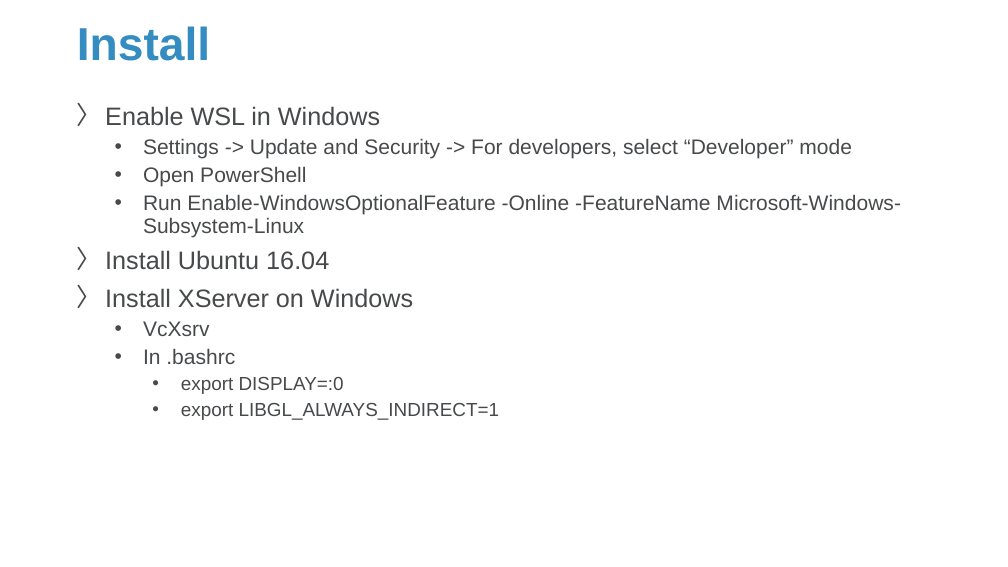
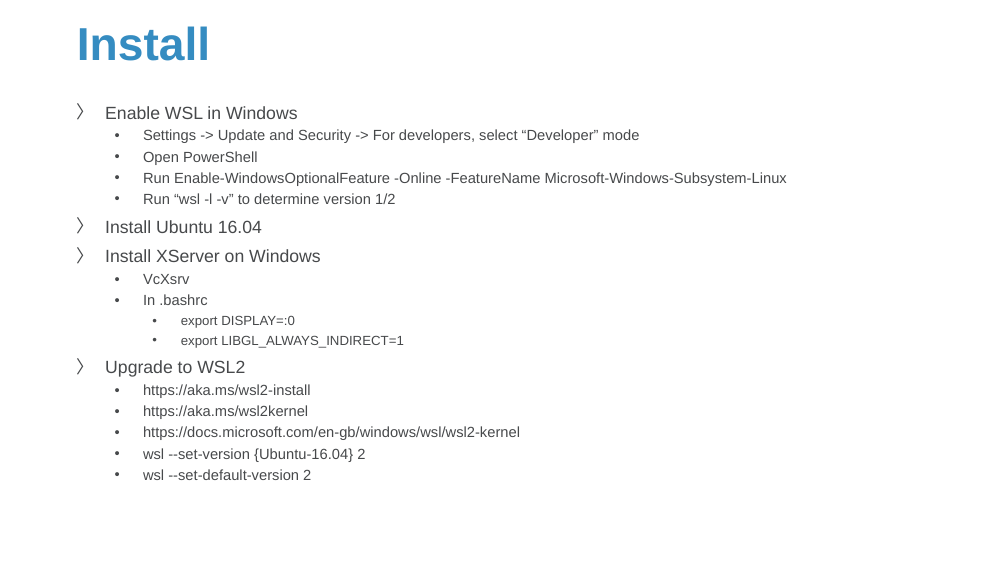
Before and after one commit to Sparks-Lu/TechNotes, a slide deck: slide 3 of Linux/WSL_Notes.pptx. Drawn at 1008x567 pixels with LibreOffice and Linux fonts; fonts in the diff are those of the drawing; background and template pictures are left out. Boxes give left, top, right and bottom in pixels: in the first picture for what was removed or moved away, otherwise in the second. Text is boxed around its words. In the diff, an @@ line names an element or a change of style, - is before the commit and + after.

```diff
--- a/Linux/WSL_Notes.pptx
+++ b/Linux/WSL_Notes.pptx
@@ text at bbox=[105, 106, 787, 348]: size 24 to 16.8 pt in "Enable WSL in Windows", "Install Ubuntu 16.04", "Install XServer on Windows"; size 20 to 14 pt in "Settings -> Update and Security -> For ...", "Open PowerShell", "Run Enable-WindowsOptionalFeature -Online -FeatureName Micro ...", "VcXsrv" and 1 more places; size 18 to 12.6 pt in "export DISPLAY=:0", "export LIBGL_ALWAYS_INDIRECT=1" @@
@@ text at bbox=[143, 193, 395, 204]: paragraph added @@
+  • Run “wsl -l -v” to determine version 1/2
@@ text at bbox=[105, 360, 520, 480]: paragraphs added @@
+〉 Upgrade to WSL2
+  • https://aka.ms/wsl2-install
+  • https://aka.ms/wsl2kernel
+  • https://docs.microsoft.com/en-gb/windows/wsl/wsl2-kernel
+  • wsl --set-version {Ubuntu-16.04} 2
+  • wsl --set-default-version 2
```
Also in this commit, not shown: 1 other slide changed, 2 slides added, 11 other files.
